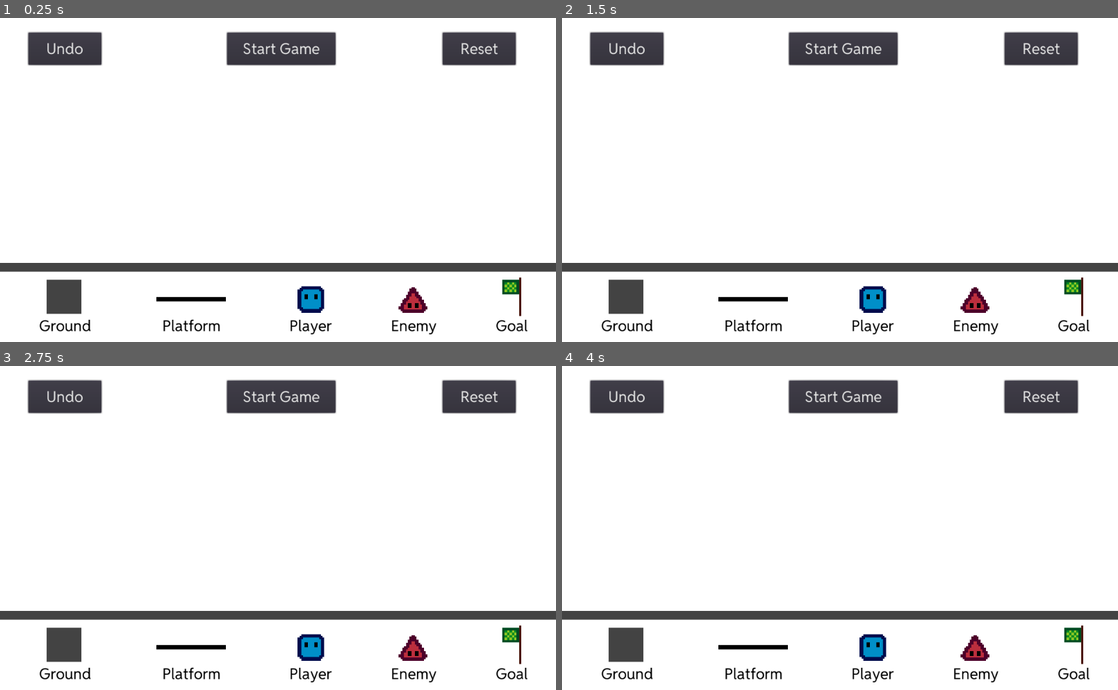
Above: before the commit, frames 1-4 (two rows, left to right).
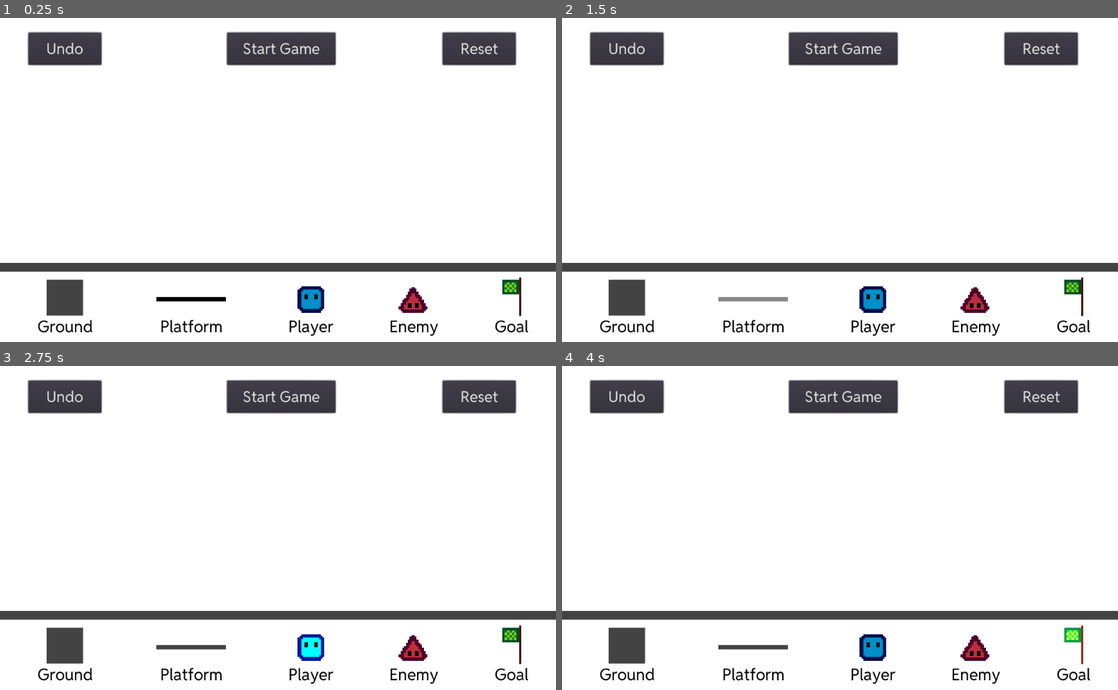
Above: after the commit, the same moments.

Repository: ygda-org/techstrav
Game: Godot game, scene res://UI/LevelDesigner.tscn
Two runs of this game, one before a commit and one after it. Both use one fixed random seed, a clock stepped at 60 frames per second and the inputs below.
Inputs (mouse positions are in pixels of both pictures, inside the frame that each line leads up to):
- Up to frame 1 (0.25 s): no input
- Up to frame 2 (1.5 s): click (628, 296) at 0.5 s; click (751, 299) at 1.25 s
- Up to frame 3 (2.75 s): click (311, 647) at 2 s
- Up to frame 4 (4 s): click (973, 647) at 2.75 s; click (1073, 644) at 3.5 s

The runs differ from the first frame. In frame 1, 1.0% of the frame differs, in the area x 6-95%, y 80-99%; in frame 2, 1.1%; in frame 3, 1.5%; in frame 4, 1.3%.

Commit message:
Deselection
Added ability to select and deselect items

Diff:
--- a/UI/LevelDesigner.gd
+++ b/UI/LevelDesigner.gd
@@ -68,22 +68,48 @@
 			mouse_button_pressed = false
 			placeObject(event.position)
 
-
+func reset_modulation():
+	$Buttons/GroundButton.modulate = Color(1.0,1.0,1.0)
+	$Buttons/PlatformButton.modulate = Color(1.0,1.0,1.0)
+	$Buttons/PlayerButton.modulate = Color(1.0,1.0,1.0)
+	$Buttons/EnemyButton.modulate = Color(1.0,1.0,1.0)
+	$Buttons/GoalButton.modulate = Color(1.0,1.0,1.0)
 
 func _on_GroundButton_pressed():
-	selected = 'ground'
+	reset_modulation()
+	if selected != 'ground':
+		selected = 'ground'
+		$Buttons/GroundButton.modulate = Color(2.0,2.0,2.0)
+	else:
+		selected = ''
 
 
 func _on_PlatformButton_pressed():
-	selected = 'platform'
+	reset_modulation()
+	if selected != 'platform':
+		selected = 'platform'
+		$Buttons/PlatformButton.modulate = Color(2.0,2.0,2.0)
+	else:
+		selected = ''
+
 
 
 func _on_PlayerButton_pressed():
-	selected = 'player'
+	reset_modulation()
+	if selected != 'player':
+		selected = 'player'
+		$Buttons/PlayerButton.modulate = Color(2.0,2.0,2.0)
+	else:
+		selected = ''
 
 
 func _on_EnemyButton_pressed():
-	selected = 'enemy'
+	reset_modulation()
+	if selected != 'enemy':
+		selected = 'enemy'
+		$Buttons/EnemyButton.modulate = Color(2.0,2.0,2.0)
+	else:
+		selected = ''
 
 
 func _on_StartButton_pressed():
@@ -91,7 +117,12 @@
 
 
 func _on_GoalButton_pressed():
-	selected = 'goal'
+	reset_modulation()
+	if selected != 'goal':
+		selected = 'goal'
+		$Buttons/GoalButton.modulate = Color(2.0,2.0,2.0)
+	else:
+		selected = ''
 
 
 func _on_UndoButton_pressed():
--- a/UI/LevelDesigner.tscn
+++ b/UI/LevelDesigner.tscn
@@ -9,7 +9,7 @@
 [ext_resource path="res://Assets/programmer_assets/box.png" type="Texture" id=8]
 
 [sub_resource type="DynamicFont" id=1]
-size = 28
+size = 30
 font_data = ExtResource( 2 )
 
 [sub_resource type="DynamicFont" id=2]
@@ -26,9 +26,8 @@
 [node name="GroundButton" type="TextureButton" parent="Buttons"]
 margin_left = 86.0
 margin_top = 485.0
-margin_right = 406.0
-margin_bottom = 802.0
-rect_scale = Vector2( 0.2, 0.2 )
+margin_right = 153.0
+margin_bottom = 551.0
 texture_normal = ExtResource( 8 )
 expand = true
 
